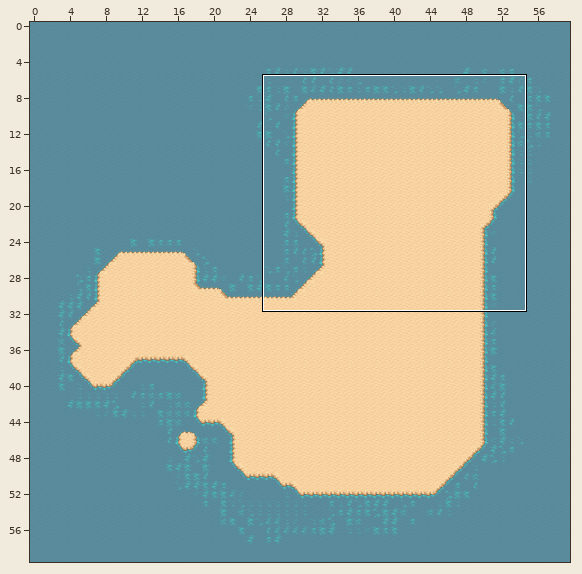
Tiled map -- DesertIsland.tmx. The first picture is a wide view before the edit; the outline marks the close-up.
Close-up. Earlier state:
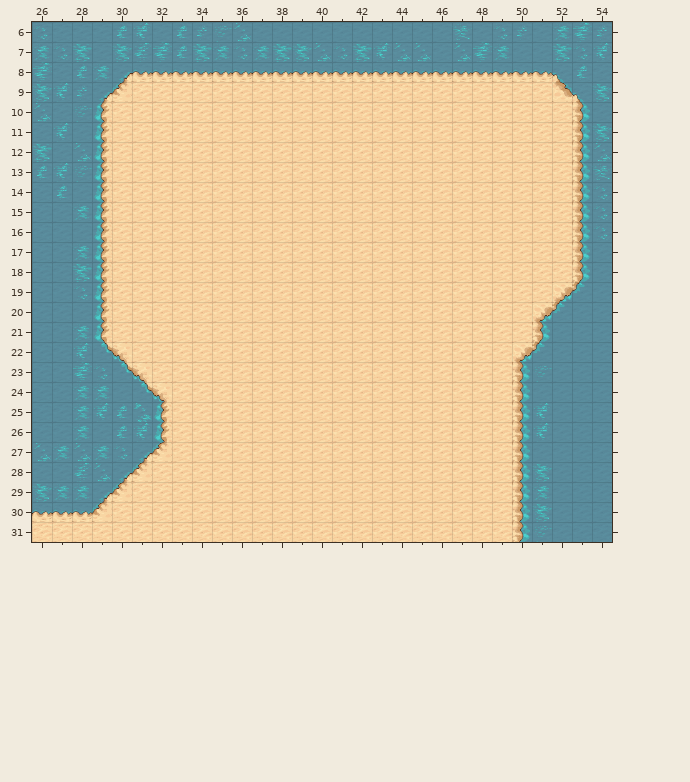
Cells are 32x32 px. Shown: x 26..54, y 6..31. The commit also changed other parts of the map, which this record leaves out.
After the commit:
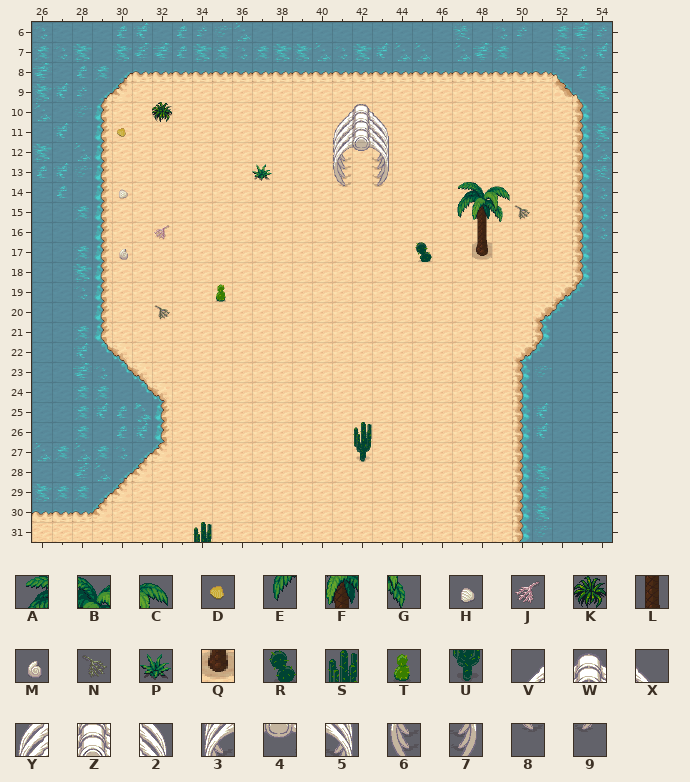
Key: from "beach-desert-2": A 8, B 9, C 10, D 17, E 24, F 25, G 26, H 32, J 36, K 39, L 41, M 48, N 52, P 56, Q 57, R 97, S 98, T 112, U 114, V 187, W 188, X 189, Y 203, Z 204, 2 205, 3 219, 4 220, 5 221, 6 235, 7 237, 8 251, 9 253.
_ is an empty cell.
Tiles of an added or newly shown layer are drawn over the layers below it.
See-through tiles are keyed as they look on the map.
Difference:
Layer "Landscape" (now shown):
The author put tile 2 in row 11 at x 43.
The author put tile 3 in row 12 at x 41.
The author put tile 4 in row 12 at x 42.
The author put tile 5 in row 12 at x 43.
The author put tile 6 in row 13 at x 41.
The author put tile 7 in row 13 at x 43.
The author put tile 8 in row 14 at x 41.
The author put tile 9 in row 14 at x 43.
The author put tile A in row 14 at x 47.
The author put tile B in row 14 at x 48.
The author put tile C in row 14 at x 49.
The author put tile D in row 11 at x 30.
The author put tile E in row 15 at x 47.
The author put tile F in row 15 at x 48.
The author put tile G in row 15 at x 49.
The author put tile H in row 14 at x 30.
The author put tile J in row 16 at x 32.
The author put tile K in row 10 at x 32.
The author put tile L in row 16 at x 48.
The author put tile M in row 17 at x 30.
The author put tile N in row 15 at x 50; in row 20 at x 32.
The author put tile P in row 13 at x 37.
The author put tile Q in row 17 at x 48.
The author put tile R in row 17 at x 45.
The author put tile S in row 26 at x 42; in row 31 at x 34.
The author put tile T in row 19 at x 35.
The author put tile U in row 27 at x 42.
The author put tile V in row 10 at x 41.
The author put tile W in row 10 at x 42.
The author put tile X in row 10 at x 43.
The author put tile Y in row 11 at x 41.
The author put tile Z in row 11 at x 42.
